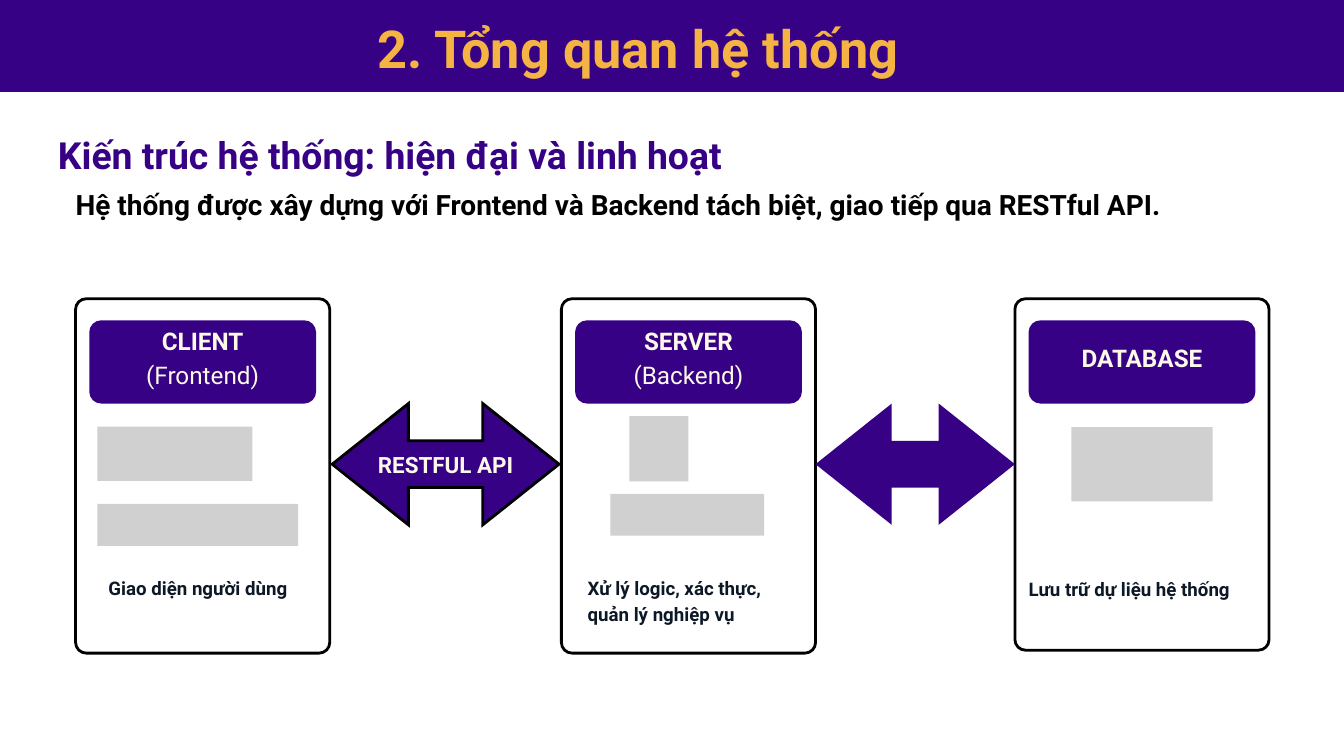
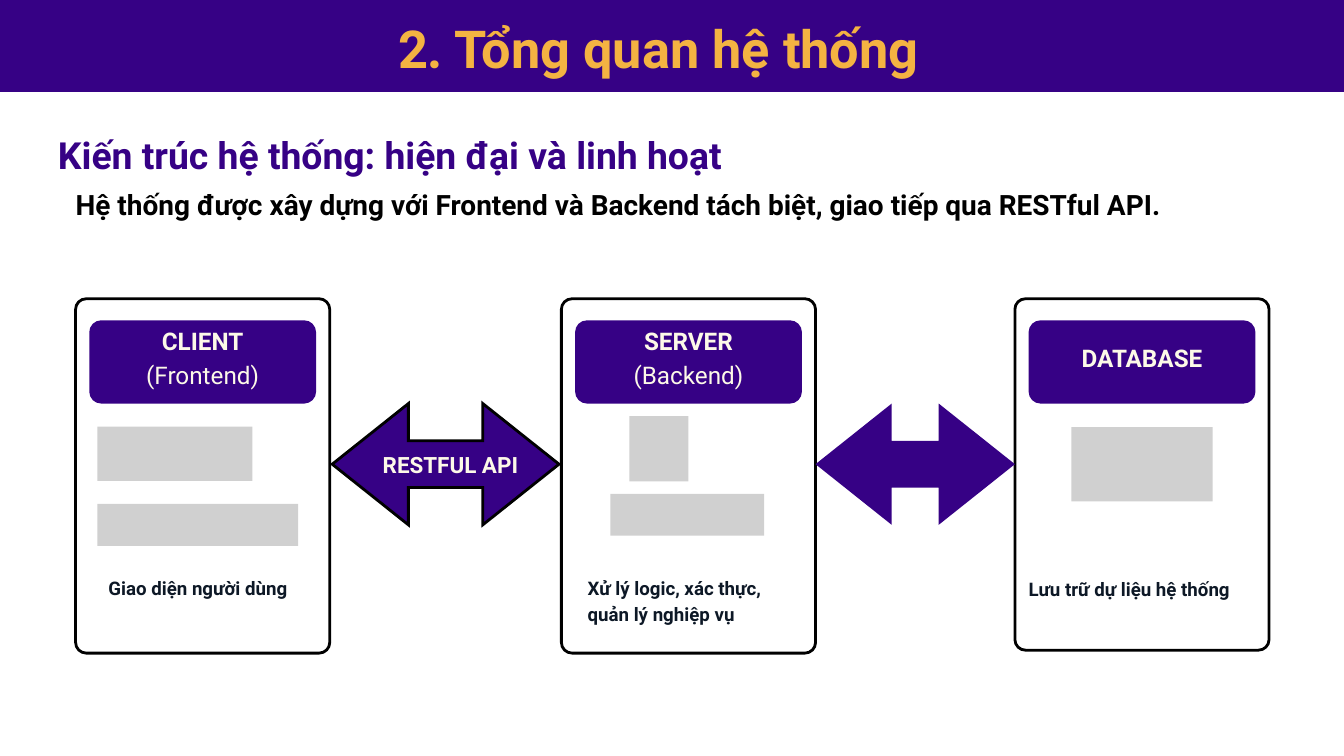
Before and after one commit to Huyle205/csn-da23ttc-letuanhuy-webhoctap-reactjs, a slide deck: slide 5 of thesis/abs/Bao cao thuyet trinh.pptx. Drawn at 1344x756 pixels with LibreOffice and Linux fonts; fonts in the diff are those of the drawing; grey boxes stand for pictures. Boxes give left, top, right and bottom in pixels: in the first picture for what was removed or moved away, otherwise in the second. Text is boxed around its words. In the diff, an @@ line names an element or a change of style, - is before the commit and + after.

```diff
--- a/thesis/abs/Bao cao thuyet trinh.pptx
+++ b/thesis/abs/Bao cao thuyet trinh.pptx
@@ text "2. Tổng quan hệ thống": place and size @@
-text "2. Tổng quan hệ thống" at <box>378,25,899,79</box>
+text "2. Tổng quan hệ thống" at <box>398,25,919,79</box>
@@ text "RESTFUL API": place and size @@
-text "RESTFUL API" at <box>378,457,513,474</box>
+text "RESTFUL API" at <box>383,457,518,474</box>
```
Also in this commit, not shown: 12 other slides changed.
